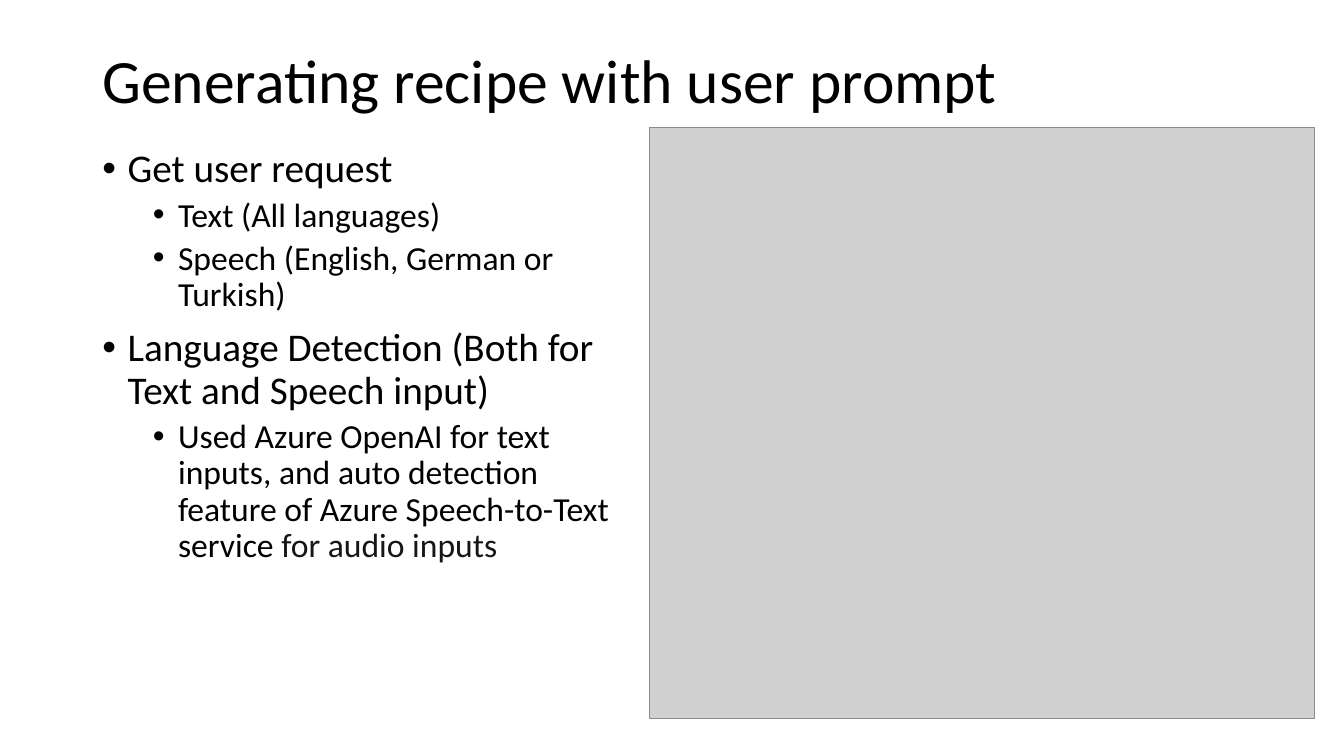
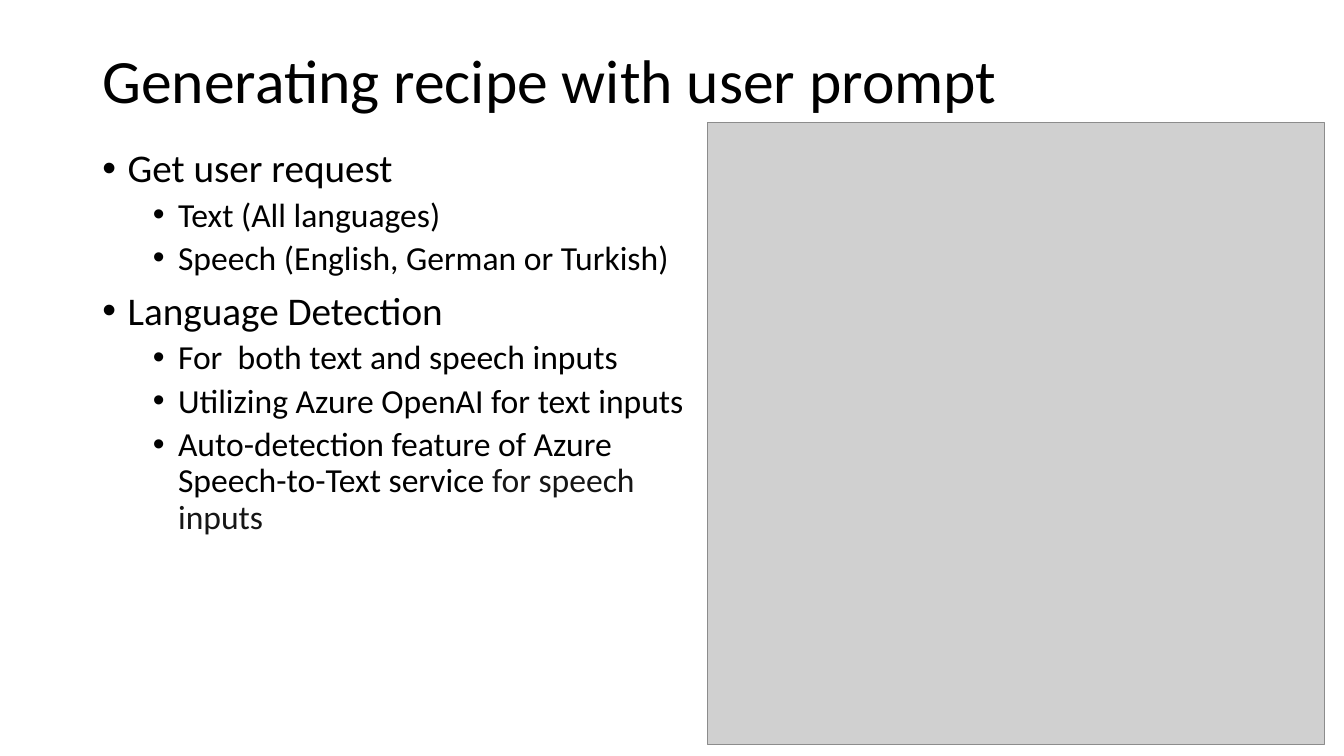
Before and after one commit to deepnetworkgmbh/generative-ai, a slide deck: slide 5 of recipe_generation/Presentation.pptx. Drawn at 1344x756 pixels with LibreOffice and Linux fonts; fonts in the diff are those of the drawing; grey boxes stand for pictures. Boxes give left, top, right and bottom in pixels: in the first picture for what was removed or moved away, otherwise in the second. Text is boxed around its words. In the diff, an @@ line names an element or a change of style, - is before the commit and + after.

```diff
--- a/recipe_generation/Presentation.pptx
+++ b/recipe_generation/Presentation.pptx
@@ picture: place and size @@
-picture at (650,127,1315,718)
+picture at (708,122,1325,744)
@@ text at (128,298,683,535): text changed @@
-• Language Detection (Both for Text and Speech input)
-  • Used Azure OpenAI for text inputs, and auto detection feature of Azure Speech-to-Text service for audio inputs
+• Language Detection
+  • For both text and speech inputs
+  • Utilizing Azure OpenAI for text inputs
+  • Auto-detection feature of Azure Speech-to-Text service for speech inputs
```
Also in this commit, not shown: 13 other slides changed, 4 slides added, 1 slide removed.
